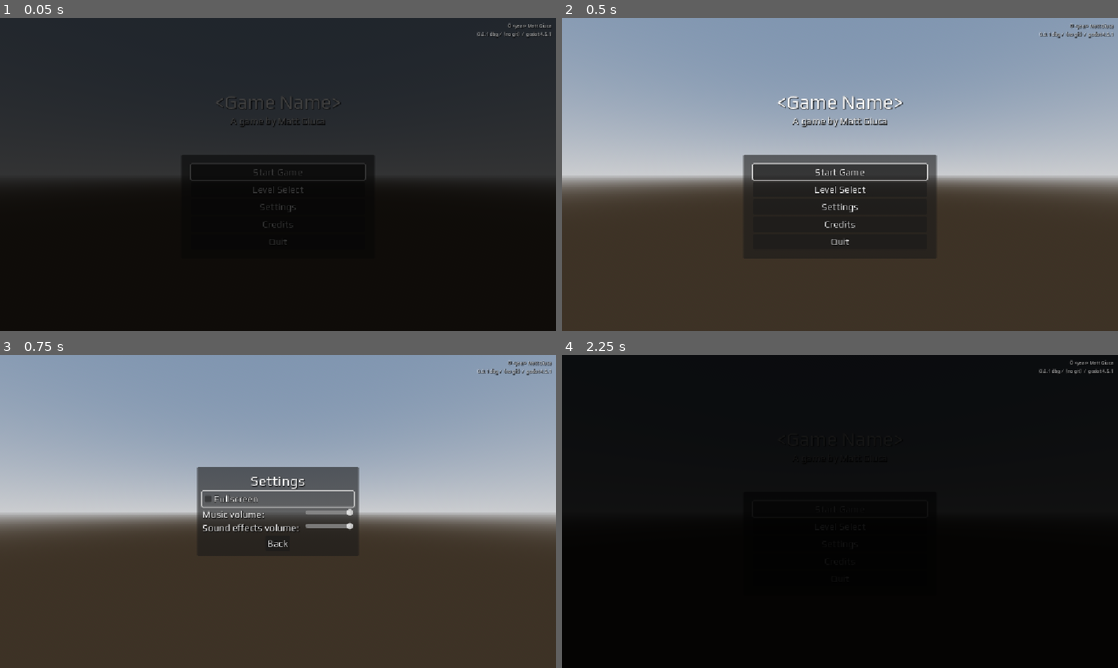
Above: before the commit, frames 1-4 (two rows, left to right).
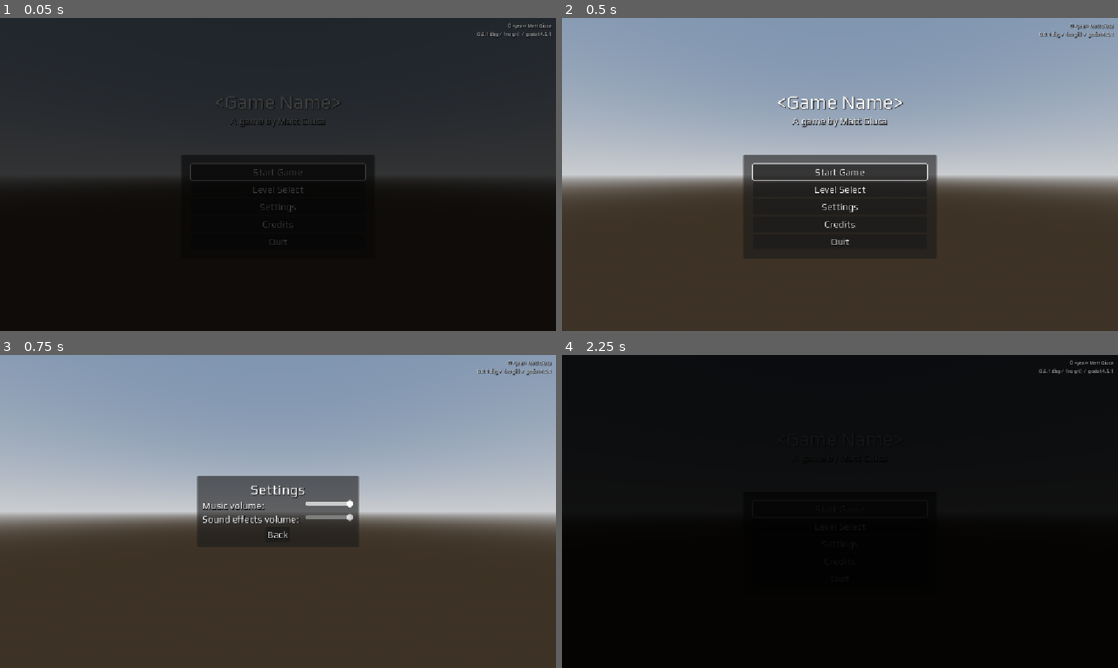
Above: after the commit, the same moments.

Repository: mgiuca/two-hands
Game: Godot game, scene res://scenes/main.tscn
Two runs of this game, one before a commit and one after it. Both use one fixed random seed, a clock stepped at 60 frames per second and the inputs below.
Inputs:
- Up to frame 1 (0.05 s): no input
- Up to frame 2 (0.5 s): no input
- Up to frame 3 (0.75 s): click "Settings" at 0.5 s
- Up to frame 4 (2.25 s): click "Back" at 1.25 s; click "Start Game" at 2 s

Frames 1-2 are identical in both runs. In frame 3, 2.8% of the frame differs, in the area x 35-65%, y 35-63%; in frame 4, nothing differs.

Commit message:
Remove the whole fullscreen concept.

Diff:
--- a/project.godot
+++ b/project.godot
@@ -73,12 +73,6 @@
 , Object(InputEventJoypadButton,"resource_local_to_scene":false,"resource_name":"","device":-1,"button_index":6,"pressure":0.0,"pressed":true,"script":null)
 ]
 }
-toggle_fullscreen={
-"deadzone": 0.5,
-"events": [Object(InputEventKey,"resource_local_to_scene":false,"resource_name":"","device":-1,"window_id":0,"alt_pressed":false,"shift_pressed":false,"ctrl_pressed":false,"meta_pressed":false,"pressed":false,"keycode":0,"physical_keycode":4194342,"key_label":0,"unicode":0,"location":0,"echo":false,"script":null)
-, Object(InputEventKey,"resource_local_to_scene":false,"resource_name":"","device":-1,"window_id":0,"alt_pressed":true,"shift_pressed":false,"ctrl_pressed":false,"meta_pressed":false,"pressed":false,"keycode":0,"physical_keycode":4194309,"key_label":0,"unicode":0,"location":0,"echo":false,"script":null)
-]
-}
 debug_prev_level={
 "deadzone": 0.5,
 "events": [Object(InputEventKey,"resource_local_to_scene":false,"resource_name":"","device":-1,"window_id":0,"alt_press …(193 unchanged characters)…
--- a/scenes/level.gd
+++ b/scenes/level.gd
@@ -34,8 +34,6 @@
       get_tree().quit()
     else:
       (%Menu as Menu).show_menu()
-  elif event.is_action_pressed('toggle_fullscreen'):
-    Globals.fullscreen = not Globals.fullscreen
   elif event.is_action_pressed('debug_prev_level'):
     LevelManager.switch_to_prev_level()
   elif event.is_action_pressed('debug_next_level'):
--- a/scenes/main.gd
+++ b/scenes/main.gd
@@ -15,9 +15,6 @@
 var current_scene_node : Node
 
 @export_group('Settings')
-
-## Starts the game in fullscreen mode.
-@export var start_fullscreen : bool = true
 
 ## Default volume of the music bus.
 @export var music_volume : float = 1.0
@@ -47,12 +44,7 @@
 var xr_interface : XRInterface
 
 func _ready() -> void:
-  if OS.has_feature('web'):
-    # Web can't start in fullscreen (but it can go fullscreen later in response
-    # to a user gesture).
-    start_fullscreen = false
-
-  Globals.init_settings(start_fullscreen, music_volume, sound_effects_volume)
+  Globals.init_settings(music_volume, sound_effects_volume)
   Globals.main = self
   if override_startup_scene != '':
     # This will be set if another scene was loaded by the editor.
@@ -107,11 +99,6 @@
     ('-' + version_info.status) if version_info.status != 'stable' else ''
   return 'godot %d.%d%s%s' % [version_info.major, version_info.minor,
                               patch_str, status_str]
-
-func _unhandled_input(event: InputEvent) -> void:
-  # Meta/UI inputs.
-  if event.is_action_pressed('toggle_fullscreen'):
-    Globals.fullscreen = not Globals.fullscreen
 
 ## Ensures that Main is the current top-level scene (which it always should be,
 ## but the use of the editor's F6 key to load another scene can cause some other
--- a/scenes/main.tscn
+++ b/scenes/main.tscn
@@ -9,6 +9,8 @@
 [node name="Main" type="Node3D"]
 script = ExtResource("1_c0h74")
 current_scene = ExtResource("2_l2wju")
+music_volume = null
+sound_effects_volume = null
 
 [node name="MusicPlayer" type="AudioStreamPlayer" parent="."]
 process_mode = 3
--- a/scenes/main_menu.gd
+++ b/scenes/main_menu.gd
@@ -6,9 +6,6 @@
 @onready var settings : Settings = %Settings
 
 @export_group('Settings')
-
-## Starts the game in fullscreen mode.
-@export var start_fullscreen : bool = true
 
 ## Default volume of the music bus (0.0-1.0).
 @export var music_volume : float = 1.0
@@ -20,7 +17,7 @@
   if Main.ensure_main_and_load_file(self):
     return
 
-  Globals.init_settings(start_fullscreen, music_volume, sound_effects_volume)
+  Globals.init_settings(music_volume, sound_effects_volume)
 
   InputManager.mouse_visible = true
 
@@ -28,17 +25,8 @@
     # Doesn't make sense to "quit" on mobile or web.
     # (Especially web, which just crashes.)
     (%BtnQuit as Control).hide()
-  if OS.has_feature('web'):
-    # Set up the "Exit Fullscreen" main menu button as a substitute for "Quit".
-    Globals.fullscreen_changed.connect(_on_fullscreen_changed)
-    _on_fullscreen_changed()
-  else:
-    (%BtnExitFullscreen as Control).hide()
 
   (%BtnStart as Control).grab_focus()
-
-func _on_fullscreen_changed() -> void:
-  (%BtnExitFullscreen as Control).visible = Globals.fullscreen
 
 func _unhandled_input(event: InputEvent) -> void:
   if event.is_action_pressed('ui_cancel'):
@@ -78,9 +66,6 @@
 
 func _on_btn_quit_pressed() -> void:
   get_tree().quit()
-
-func _on_btn_exit_fullscreen_pressed() -> void:
-  Globals.fullscreen = false
 
 func _on_settings_closed() -> void:
   (%TopLevel as Control).show()
--- a/scenes/main_menu.tscn
+++ b/scenes/main_menu.tscn
@@ -18,7 +18,8 @@
 
 [node name="MainMenu" type="Node"]
 script = ExtResource("1_rxnnp")
-start_fullscreen = false
+music_volume = null
+sound_effects_volume = null
 
 [node name="Sun" type="DirectionalLight3D" parent="."]
 transform = Transform3D(-0.8660254, -0.43301278, 0.25, 0, 0.49999997, 0.86602545, -0.50000006, 0.75, -0.43301266, 0, 0, 0)
@@ -114,11 +115,6 @@
 layout_mode = 2
 text = "Quit"
 
-[node name="BtnExitFullscreen" type="Button" parent="UI/TopLevel/VBoxContainer/PanelContainer/MarginContainer/VBoxContainer"]
-unique_name_in_owner = true
-layout_mode = 2
-text = "Exit Fullscreen"
-
 [node name="Settings" parent="UI" instance=ExtResource("3_wo74h")]
 unique_name_in_owner = true
 visible = false
@@ -265,7 +261,6 @@
 [connection signal="pressed" from="UI/TopLevel/VBoxContainer/PanelContainer/MarginContainer/VBoxContainer/BtnSettings" to="." method="_on_btn_settings_pressed"]
 [connection signal="pressed" from="UI/TopLevel/VBoxContainer/PanelContainer/MarginContainer/VBoxContainer/BtnCredits" to="." method="_on_btn_credits_pressed"]
 [connection signal="pressed" from="UI/TopLevel/VBoxContainer/PanelContainer/MarginContainer/VBoxContainer/BtnQuit" to="." method="_on_btn_quit_pressed"]
-[connection signal="pressed" from="UI/TopLevel/VBoxContainer/PanelContainer/MarginContainer/VBoxContainer/BtnExitFullscreen" to="." method="_on_btn_exit_fullscreen_pressed"]
 [connection signal="closed" from="UI/Settings" to="." method="_on_settings_closed"]
 [connection signal="item_activated" from="UI/LevelChooser/MarginContainer/VBoxContainer/LstLevels" to="." method="_on_lst_levels_item_activated"]
 [connection signal="item_clicked" from="UI/LevelChooser/MarginContainer/VBoxContainer/LstLevels" to="." method="_on_lst_levels_item_clicked"]
--- a/scenes/managers/globals.gd
+++ b/scenes/managers/globals.gd
@@ -3,42 +3,13 @@
 ## Singleton for the Main scene which is responsible for embedding other scenes.
 var main : Main
 
-func _ready() -> void:
-  # The best signal we have of fullscreen state changing at the OS level.
-  get_viewport().size_changed.connect(update_fullscreen_state)
-
-var fullscreen : bool = false:
-  get():
-    return DisplayServer.window_get_mode() in \
-      [DisplayServer.WINDOW_MODE_FULLSCREEN,
-       DisplayServer.WINDOW_MODE_EXCLUSIVE_FULLSCREEN]
-  set(value):
-    if value:
-      DisplayServer.window_set_mode(DisplayServer.WINDOW_MODE_FULLSCREEN)
-    else:
-      DisplayServer.window_set_mode(DisplayServer.WINDOW_MODE_WINDOWED)
-    update_fullscreen_state()
-
-var _last_known_fullscreen : bool = false
-
-func update_fullscreen_state() -> void:
-  var fullscreen_state := fullscreen
-  if _last_known_fullscreen != fullscreen_state:
-    _last_known_fullscreen = fullscreen_state
-    fullscreen_changed.emit()
-
 var inited : bool = false
 
-## Emitted when fullscreen changes.
-signal fullscreen_changed
-
 ## Initialize settings. Only works once (so changing levels doesn't
-## override your fullscreen setting).
-func init_settings(start_fullscreen: bool, start_music_volume: float,
-                   start_fx_volume: float) -> void:
+## override your settings).
+func init_settings(start_music_volume: float, start_fx_volume: float) -> void:
   if inited:
     return
-  fullscreen = start_fullscreen
   AudioManager.music_volume = start_music_volume
   AudioManager.fx_volume = start_fx_volume
   inited = true
--- a/scenes/managers/input_manager.gd
+++ b/scenes/managers/input_manager.gd
@@ -27,7 +27,6 @@
   input_mode = InputMode.KEYBOARD if Input.get_connected_joypads().is_empty() \
                else InputMode.JOYSTICK
   process_mode = Node.PROCESS_MODE_ALWAYS  # So _input works when paused.
-  Globals.fullscreen_changed.connect(set_mouse_mode)
   set_mouse_mode()
 
 func _input(event : InputEvent) -> void:
@@ -48,13 +47,7 @@
   # TODO: Assumes the game will use a mouse only for menus. If the game will
   # always have a mouse cursor, remove the mouse_visible concept and delete the
   # else branches here.
-  if Globals.fullscreen:
-    if mouse_visible and input_mode == InputMode.KEYBOARD:
-      DisplayServer.mouse_set_mode(DisplayServer.MOUSE_MODE_CONFINED)
-    else:
-      DisplayServer.mouse_set_mode(DisplayServer.MOUSE_MODE_CONFINED_HIDDEN)
+  if mouse_visible and input_mode == InputMode.KEYBOARD:
+    DisplayServer.mouse_set_mode(DisplayServer.MOUSE_MODE_VISIBLE)
   else:
-    if mouse_visible and input_mode == InputMode.KEYBOARD:
-      DisplayServer.mouse_set_mode(DisplayServer.MOUSE_MODE_VISIBLE)
-    else:
-      DisplayServer.mouse_set_mode(DisplayServer.MOUSE_MODE_HIDDEN)
+    DisplayServer.mouse_set_mode(DisplayServer.MOUSE_MODE_HIDDEN)
--- a/scenes/ui/settings.gd
+++ b/scenes/ui/settings.gd
@@ -10,20 +10,16 @@
     close_dialog()
 
 func show_dialog() -> void:
-  (%ChkFullscreen as CheckBox).button_pressed = Globals.fullscreen
   (%SldMusicVolume as Slider).value = AudioManager.music_volume
   (%SldSoundVolume as Slider).value = AudioManager.fx_volume
   show()
   set_process_unhandled_input(true)
-  (%ChkFullscreen as Control).grab_focus()
+  (%SldMusicVolume as Control).grab_focus()
 
 func close_dialog() -> void:
   hide()
   set_process_unhandled_input(false)
   closed.emit()
-
-func _on_chk_fullscreen_toggled(toggled_on: bool) -> void:
-  Globals.fullscreen = toggled_on
 
 func _on_btn_back_pressed() -> void:
   close_dialog()
--- a/scenes/ui/settings.tscn
+++ b/scenes/ui/settings.tscn
@@ -36,13 +36,6 @@
 text = "Settings"
 horizontal_alignment = 1
 autowrap_mode = 3
-
-[node name="ChkFullscreen" type="CheckBox" parent="MarginContainer/VBoxContainer"]
-unique_name_in_owner = true
-layout_mode = 2
-size_flags_horizontal = 3
-button_pressed = true
-text = "Fullscreen"
 
 [node name="HbxMusic" type="HBoxContainer" parent="MarginContainer/VBoxContainer"]
 layout_mode = 2
@@ -84,7 +77,6 @@
 layout_mode = 2
 text = "Back"
 
-[connection signal="toggled" from="MarginContainer/VBoxContainer/ChkFullscreen" to="." method="_on_chk_fullscreen_toggled"]
 [connection signal="value_changed" from="MarginContainer/VBoxContainer/HbxMusic/SldMusicVolume" to="." method="_on_sld_music_volume_value_changed"]
 [connection signal="value_changed" from="MarginContainer/VBoxContainer/HbxSound/SldSoundVolume" to="." method="_on_sld_sound_volume_value_changed"]
 [connection signal="pressed" from="MarginContainer/VBoxContainer/HBoxContainer/BtnBack" to="." method="_on_btn_back_pressed"]
